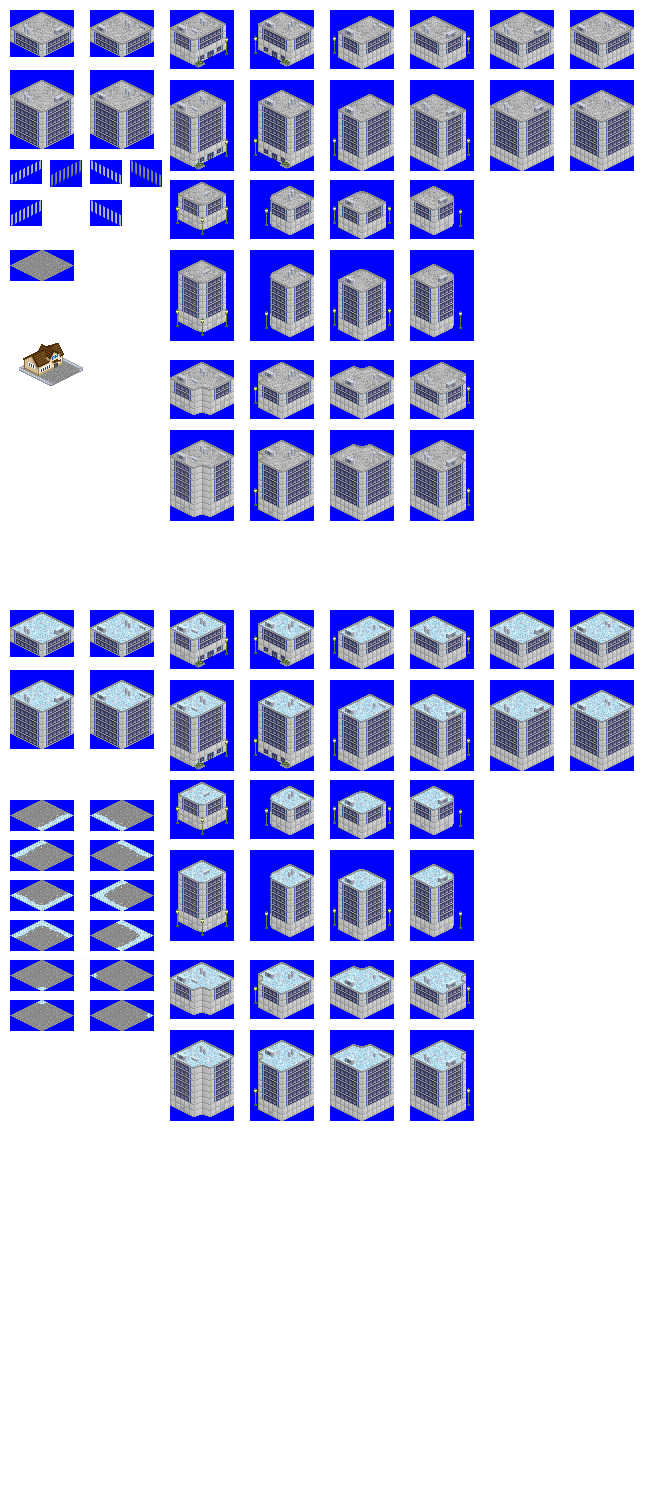
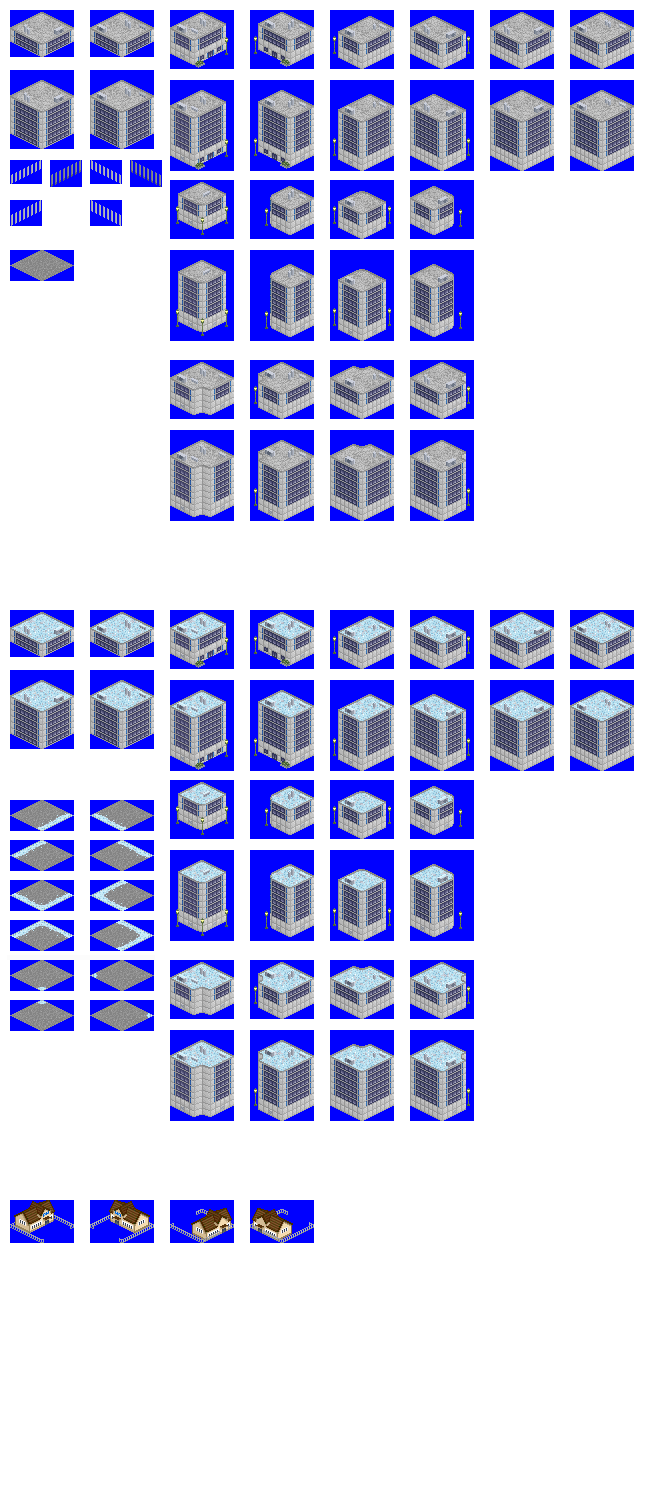
The second 650px x 1500px image is a revision of the first. Changes to its layers:
painted on "snow" over <box>19,358,83,386</box>
painted on "roof" over <box>23,343,64,376</box>
painted on "new_graphic" over <box>10,355,314,1243</box>
painted on "배경" over <box>10,1200,314,1243</box>
